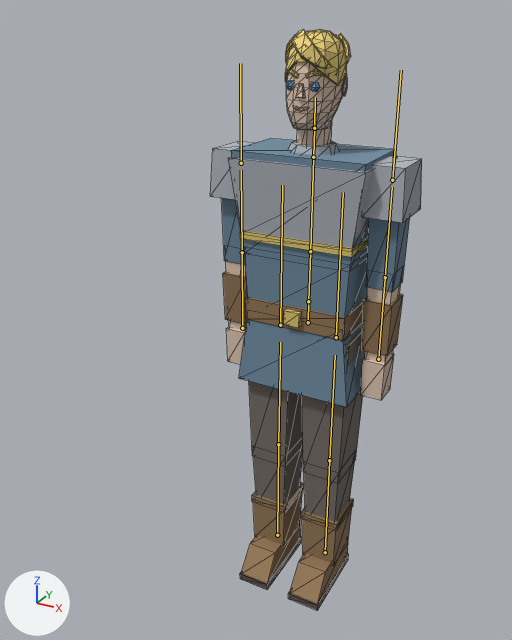
What one commit did to the glTF model assets/models/player/player_animated.glb.
Rendered twice from a 50 mm lens placed at (0.831, -1.848, 1.844), pointed at (-0.094, -0.166, 1.003). The lights are fixed; the arrows at lower left show +X, +Y and +Z. The picture after the commit comes second. The bones that bend it are drawn over the model as lines. Mesh edges are drawn as thin lines.

Names of what the first picture shows: 'Player'.
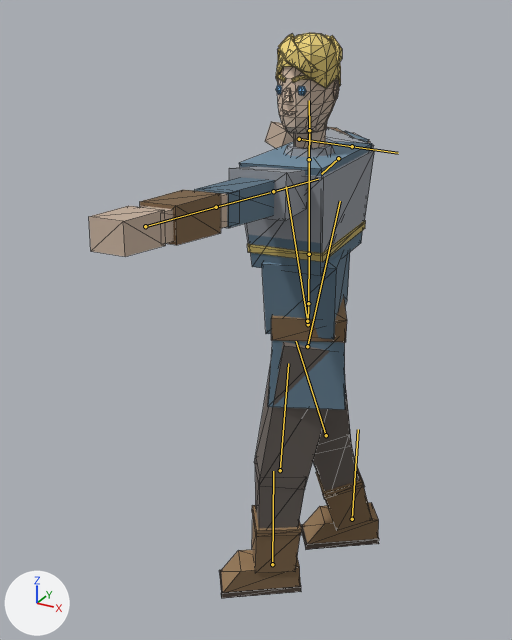
The newer file adds an action. The first version stands in its rest pose; the second is drawn at frame 26 of the action 'Bow'.

The edits, one by one:
Bone 'Hips' (bone_hips) moves from (0.0, 0.0, 0.0) to (0.0, -0.007, 0.0).
Bone 'Hips' (bone_hips) turns from (0, 0, 0) to (0, -65, 0) degrees about its own x, y and z.
Bone 'Spine' (bone_spine) turns from (0, 0, 0) to (2, -10, 0) degrees about its own x, y and z.
Bone 'Chest' (bone_chest) turns from (0, 0, 0) to (0, -13, 0) degrees about its own x, y and z.
Bone 'Head' (bone_head) turns from (0, 0, 0) to (2, 78, 0) degrees about its own x, y and z.
Bone 'UpperArm.L' (bone_upperarm_l) turns from (0, 0, 0) to (-2, 0, 95) degrees about its own x, y and z.
Bone 'UpperArm.R' (bone_upperarm_r) turns from (0, 0, 0) to (-12, -19, -84) degrees about its own x, y and z.
Bone 'Forearm.R' (bone_forearm_r) turns from (0, 0, 0) to (-145, 0, 0) degrees about its own x, y and z.
Bone 'Thigh.L' (bone_thigh_l) turns from (0, 0, 0) to (-10, 10, 0) degrees about its own x, y and z.
Bone 'Shin.L' (bone_shin_l) turns from (0, 0, 0) to (7, 0, 0) degrees about its own x, y and z.
Bone 'Foot.L' (bone_foot_l) turns from (0, 0, 0) to (3, 0, 0) degrees about its own x, y and z.
Bone 'Thigh.R' (bone_thigh_r) turns from (0, 0, 0) to (10, 10, 0) degrees about its own x, y and z.
Bone 'Shin.R' (bone_shin_r) turns from (0, 0, 0) to (7, 0, 0) degrees about its own x, y and z.
Bone 'Foot.R' (bone_foot_r) turns from (0, 0, 0) to (-17, 0, 0) degrees about its own x, y and z.

Changed parts and their boxes (x1, y1, x2, y2) in the pictures (512 x 640 px):
'Player', posed (37% wider): before (210, 29, 422, 610); after (89, 33, 379, 598)
bone 'Hips', root to tip: before (308, 322) to (308, 301); after (308, 324) to (308, 303)
bone 'Spine', root to tip: before (308, 301) to (310, 251); after (308, 303) to (309, 254)
bone 'Chest', root to tip: before (310, 251) to (313, 157); after (309, 254) to (309, 159)
bone 'Head', root to tip: before (314, 128) to (315, 97); after (309, 130) to (309, 100)
bone 'UpperArm.L', root to tip: before (392, 180) to (401, 70); after (273, 191) to (318, 179)
bone 'UpperArm.R', root to tip: before (241, 163) to (240, 63); after (338, 158) to (321, 174)
bone 'Forearm.R', root to tip: before (242, 252) to (241, 170); after (352, 146) to (398, 153)
bone 'Thigh.L', root to tip: before (336, 337) to (343, 192); after (307, 346) to (340, 201)
bone 'Shin.L', root to tip: before (329, 460) to (335, 355); after (280, 470) to (288, 363)
bone 'Foot.L', root to tip: before (325, 552) to (329, 460); after (272, 564) to (273, 471)
bone 'Thigh.R', root to tip: before (280, 325) to (282, 185); after (307, 321) to (286, 186)
bone 'Shin.R', root to tip: before (278, 444) to (280, 342); after (326, 435) to (296, 341)
bone 'Foot.R', root to tip: before (277, 535) to (278, 444); after (352, 519) to (358, 429)
